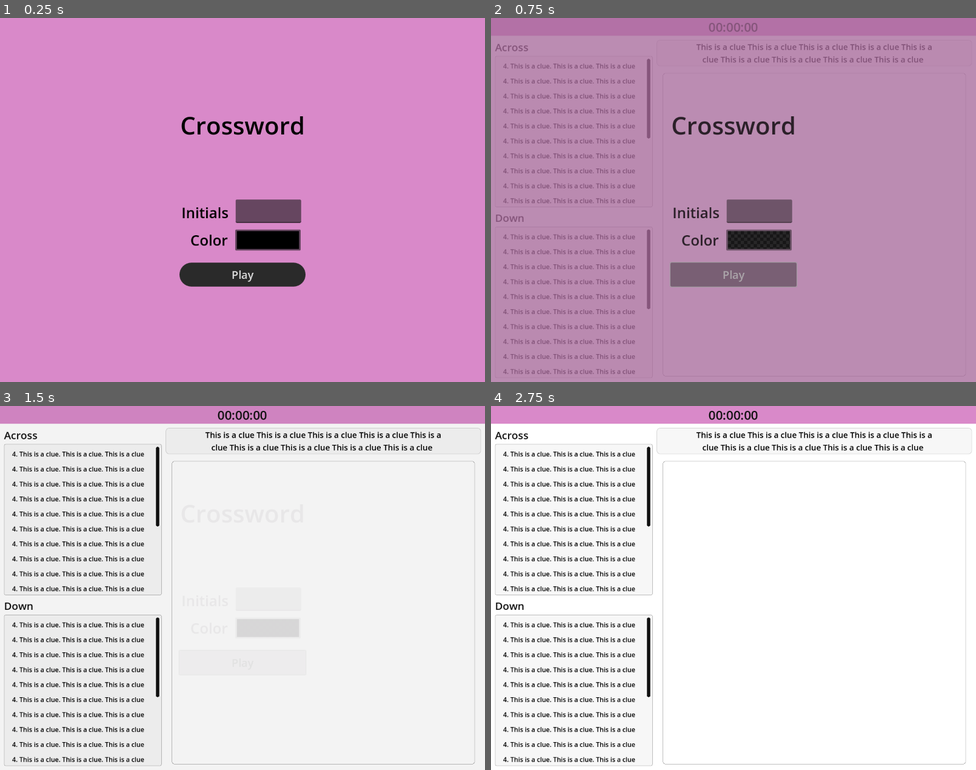
Above: before the commit, frames 1-4 (two rows, left to right).
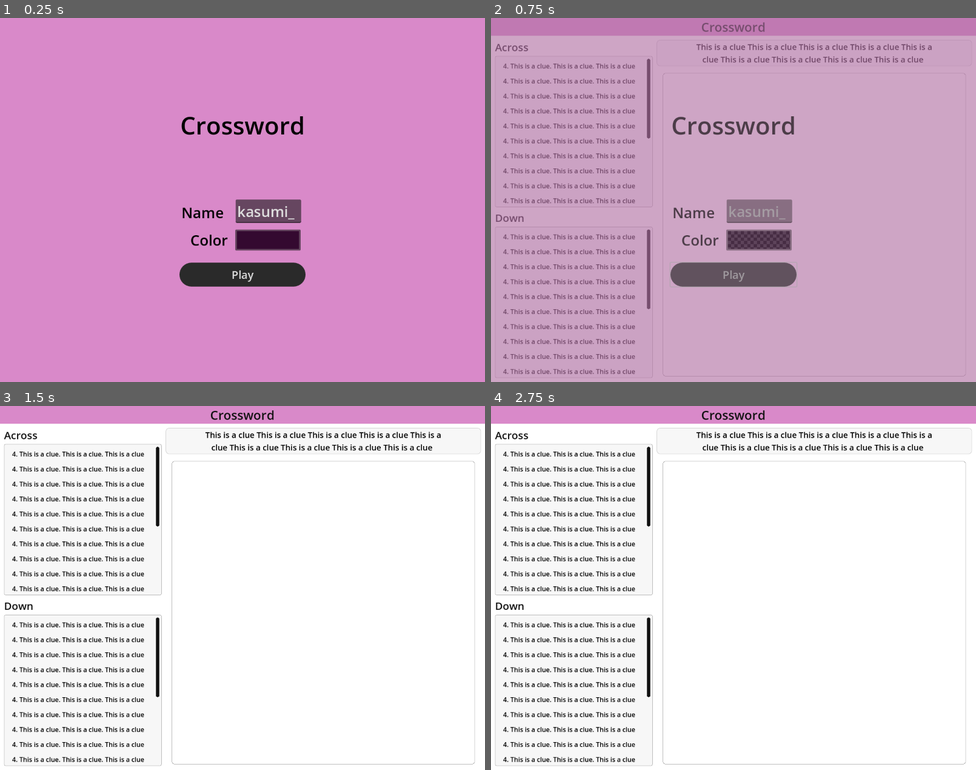
Above: after the commit, the same moments.

Repository: boundtotheearth/OnlineCrossword
Game: Godot game, scene res://Main.tscn
Two runs of this game, one before a commit and one after it. Both use one fixed random seed, a clock stepped at 60 frames per second and the inputs below.
Inputs (mouse positions are in pixels of both pictures, inside the frame that each line leads up to):
- Up to frame 1 (0.25 s): no input
- Up to frame 2 (0.75 s): click "Play" at 0.5 s
- Up to frame 3 (1.5 s): click (242, 660) at 1.25 s, where only the run before the commit has a clickable "Play"
- Up to frame 4 (2.75 s): click (568, 453) at 2.02 s

The runs differ from the first frame. In frame 1, 0.9% of the frame differs, in the area x 38-62%, y 51-64%; in frame 2, 61%, in the area x 0-100%, y 1-100%; in frame 3, 0.9%; in frame 4, 0.2%.

Commit message:
EOD 23/8/2025

Diff:
--- a/Crossword.gd
+++ b/Crossword.gd
@@ -125,7 +125,9 @@
 					board.select_cell(next_cell)
 				else:
 					board.select_cell(selected_cell, false, selected_direction)
-
+		if (event.physical_keycode == KEY_ESCAPE):
+
+			pass
 	if (selected_cell):
 		if (event.is_action_pressed("ui_left")):
 			if (selected_direction == Globals.Direction.DOWN):
--- /dev/null
+++ b/Data/PlayerState.gd
@@ -0,0 +1,745 @@
+class_name PlayerState
+extends Resource
+
+@export var id: String
+@export var name: String
+@export var color: Color
+
+var random_names: Array[String] = [
+	"rosa",
+	"lavicus",
+	"miu_kurosaki",
+	"clark_still",
+	"oni",
+	"another_robert",
+	"bao",
+	"seth_rollins",
+	"john_crawley",
+	"king_harlequin",
+	"susano",
+	"alba_meira",
+	"master_ohga",
+	"roomi",
+	"another_benimaru",
+	"kubira",
+	"another_iori",
+	"sulia_gaudeamus",
+	"tizoc",
+	"genjuro_kibagami",
+	"ninon_beart",
+	"rick_strowd",
+	"ling",
+	"mezu",
+	"mizuki_rashojin",
+	"shizuku_misawa",
+	"ralf_jones",
+	"carol_stanzack",
+	"heavy_d!",
+	"antonov",
+	"hanzo_shiranui",
+	"dandy-j",
+	"famardy",
+	"ling_xiaoyu",
+	"kazuya_mishima",
+	"igniz",
+	"king_leo",
+	"lily_mcguire",
+	"billy_king",
+	"yantamu",
+	"eileene_heron",
+	"mizuchi",
+	"ryo_sakazaki",
+	"youkai_kusaregedo",
+	"kurenai",
+	"g-mantle",
+	"neo_dio",
+	"panni",
+	"warden",
+	"guile",
+	"mature",
+	"ball_boy",
+	"cristiano_ronaldo",
+	"cammy_white",
+	"akatsuki-maru",
+	"marco_polo",
+	"yashiro_nanakase",
+	"kyosuke_shigure",
+	"radel",
+	"zarina",
+	"alvan",
+	"jan",
+	"wolfgang_krauser",
+	"chample",
+	"shingo_yabuki",
+	"zankuro_minazuki",
+	"dellons",
+	"gaidel",
+	"mevious",
+	"liu_yunfei",
+	"shizuka_kusanagi",
+	"gaira_caffeine",
+	"nadia_cassel",
+	"albert_garcia",
+	"shadow_asura",
+	"saisyu_kusanagi",
+	"saiki",
+	"wan-fu",
+	"johann",
+	"rinka_yoshino",
+	"kaya",
+	"alice_chrysler",
+	"eelis",
+	"love_heart",
+	"maki_kagura",
+	"dr.makishima",
+	"tia_langray",
+	"duck_king",
+	"mauru",
+	"b.jenet",
+	"hwoarang",
+	"bobby_nelson",
+	"ivy_valentine",
+	"suzu",
+	"scotia_amundsen",
+	"alessio",
+	"baitang",
+	"mikoto",
+	"aila",
+	"genshinsai",
+	"ambrosia",
+	"armor_ralf",
+	"jigen_taishi",
+	"temjin",
+	"enja_kazuki",
+	"kang_jae-mo",
+	"falcon",
+	"miss_x",
+	"judeim",
+	"kagetsura",
+	"gintoki_sakata",
+	"bonus-kun",
+	"devil_jin",
+	"kyoshiro_senryo",
+	"saya",
+	"jamie_siu",
+	"aoi_kusanagi",
+	"baiken",
+	"hokute",
+	"ryoko_izumo",
+	"ukyo_tachibana",
+	"ai",
+	"hellstinger",
+	"gato",
+	"haruka_shinro",
+	"sho_kamui",
+	"erick",
+	"lee_dao-long",
+	"claude",
+	"the_undertaker",
+	"souji_kusanagi",
+	"shermie",
+	"ryu_saeba",
+	"whip",
+	"namino",
+	"amanda",
+	"hon-fu",
+	"chona_chona",
+	"yuda",
+	"sogetsu_kazama",
+	"rumi_aikawa",
+	"rasputin",
+	"vanessa",
+	"glugan",
+	"mamahaha",
+	"andy_bogard",
+	"gowcaizer",
+	"karman_cole",
+	"shikyoh",
+	"nyotengu",
+	"natsume",
+	"re_verse",
+	"tsunami",
+	"jack",
+	"ryu_eagle",
+	"shiki",
+	"beetle_master",
+	"kuki",
+	"dark_ran",
+	"nelson",
+	"jyazu",
+	"richard_meyer",
+	"taizan_morozumi",
+	"marie_rose",
+	"najd",
+	"princess_athena",
+	"marco_rossi",
+	"rock_howard",
+	"k9999",
+	"hanma_yagyu",
+	"goemon",
+	"karakuri_hanma",
+	"priestess",
+	"kamui",
+	"minto",
+	"hikyaku",
+	"soiree_meira",
+	"vox_reaper",
+	"chin_gentsai",
+	"aku_amakusa",
+	"another_k'",
+	"captain_atlantis",
+	"load_ran",
+	"fernandez",
+	"eiji_kisaragi",
+	"kaede",
+	"karen_okain",
+	"athena_asamiya",
+	"wu-ruixiang",
+	"alice_nakata",
+	"jhun_hoon",
+	"laurence_blood",
+	"asina",
+	"anastasia",
+	"reiji_oogami",
+	"shion",
+	"ocha-maro_karakuri",
+	"okuni",
+	"paku_paku",
+	"nanja_monja",
+	"reina_takida",
+	"rody_birts",
+	"kyoji_sendo",
+	"kirian",
+	"paul_phoenix",
+	"kojiroh_sanada",
+	"billy_kane",
+	"felden",
+	"draco",
+	"leonhalt_domador",
+	"hinako_shijo",
+	"beetle_mania",
+	"junko_sendo",
+	"gongsun_li",
+	"rachel_agni",
+	"skullomania",
+	"kuroko",
+	"sasuke",
+	"shinnosuke_kagami",
+	"merlin",
+	"half-shaded_shiki",
+	"kyo_kusanagi",
+	"jin_fuha",
+	"jacques_ducalis",
+	"oswald",
+	"tenho",
+	"chung_paifu",
+	"ryofu",
+	"benten",
+	"platonic_twins",
+	"asayuki_kizuyomina",
+	"terry_bogard",
+	"thief_arthur",
+	"ivan_sokolov",
+	"i-no",
+	"jinbei_sugamata",
+	"becky_lynch",
+	"shizu",
+	"madoka_aikawa",
+	"evil_ash",
+	"joe_higashi",
+	"gordon_bowman",
+	"violet",
+	"allen_o'neil",
+	"magaki",
+	"ky_kiske",
+	"duke_edwards",
+	"meitenkun",
+	"rasetsumaru",
+	"pupa_salgueiro",
+	"fiolina_germi",
+	"sol_badguy",
+	"geki_gao",
+	"momoko",
+	"gustav_munchausen",
+	"nobunaga",
+	"rudy",
+	"sugoroku_matsuribayashi",
+	"dolores",
+	"maxima",
+	"wang_koh-san",
+	"hwa_jai",
+	"yacopu",
+	"freia_lawrence",
+	"rayar_dragon",
+	"blubber_man",
+	"yaci_izanagi",
+	"samurai",
+	"orochi_chris",
+	"chojuro",
+	"purple_nakoruru",
+	"goro_daimon",
+	"jivatma",
+	"shibito",
+	"cham_cham",
+	"mr.karate",
+	"seong_mi-na",
+	"jimmy_lewis",
+	"mudman",
+	"kisarah_westfield",
+	"botan",
+	"rera",
+	"takato_saionji",
+	"son_gokuu",
+	"brian_battler",
+	"jack_turner",
+	"big_bear",
+	"lucky_glauber",
+	"lee_recca",
+	"mr.big",
+	"arina",
+	"elizabeth_liones",
+	"p-chan",
+	"may",
+	"hazuki_kazama",
+	"alfred",
+	"trevor_spacey",
+	"walter_ryan",
+	"payak_sitipitak",
+	"choi_bounge",
+	"shen_woo",
+	"syuten-dozi",
+	"isao_kondo",
+	"lilly_kane",
+	"master_barnes",
+	"lin",
+	"kagaribi",
+	"foxy",
+	"chris",
+	"ranmaru",
+	"isolde",
+	"moriya_minakata",
+	"uni-008",
+	"heidern",
+	"vice",
+	"jin_kazama",
+	"yakov",
+	"fallen_rock",
+	"basara",
+	"angelica",
+	"wild_wolf",
+	"billy_lewis",
+	"dizzy",
+	"omega_rugal",
+	"muscle_power",
+	"silber",
+	"buriki_girls",
+	"chizuru_kagura",
+	"katsura_kotaro",
+	"tenhime",
+	"mui_mui",
+	"duo_lon",
+	"roddy",
+	"geon",
+	"rose_bernstein",
+	"sinobu_amou",
+	"oboro",
+	"blues_hablam",
+	"gaoh",
+	"nameless",
+	"joker",
+	"do_edge",
+	"diana",
+	"kaoru_watabe",
+	"bandeiras_hattori",
+	"shigen_naoe",
+	"houoh",
+	"kyo-1",
+	"karasu",
+	"time_buttermitt",
+	"goh_kidokoro",
+	"seena",
+	"marie_heinlein",
+	"slash",
+	"hein",
+	"grant",
+	"fuuma_kotaro",
+	"mugenji",
+	"cosplayer_kyoko",
+	"cheng_sinzan",
+	"liu_bei",
+	"krohnen_mcdougall",
+	"cool_guy",
+	"itokatsu",
+	"drill_instructors",
+	"omni_exist",
+	"k'",
+	"necrocaizer",
+	"rodem",
+	"ryu",
+	"yumeji_kurokouchi",
+	"ken_masters",
+	"salvatore_ganacci",
+	"j.carn",
+	"kevin_rian",
+	"joe_kusanagi",
+	"chang_koehan",
+	"super_geon",
+	"mikato",
+	"setsuna",
+	"yoshitora_tokugawa",
+	"jin_chonshu",
+	"kim_dragon",
+	"ron",
+	"luise_meyrink",
+	"huge_frogger",
+	"gozu",
+	"the_gandhara",
+	"orochi",
+	"oguma",
+	"earthquake",
+	"mars_people",
+	"atomic_guy",
+	"gandara",
+	"smart_chang",
+	"adelheid_bernstein",
+	"tenjin_mikoto",
+	"tony",
+	"jeff_bogard",
+	"kongoh",
+	"nina_williams",
+	"touji_sakata",
+	"angel",
+	"kei_odagiri",
+	"darli_dagger",
+	"brute",
+	"j.",
+	"shun'ei",
+	"lynn_baker",
+	"okita_sougo",
+	"raiden",
+	"blue_mary",
+	"ms-alice",
+	"neinhalt_sieger",
+	"pai_chan",
+	"misty",
+	"jin_chonrei",
+	"akari_ichijo",
+	"akuma",
+	"antonio",
+	"associate_professor",
+	"suija",
+	"johnny_maximum",
+	"asuka",
+	"kazuki_kazama",
+	"outada",
+	"tohma_kuki",
+	"musashi_akatsuki",
+	"tokihime",
+	"yuri_sakazaki",
+	"chun-li",
+	"cyber_woo",
+	"zhou_yu",
+	"leo_bradlay",
+	"nagase",
+	"hikage",
+	"laocorn_gaudeamus",
+	"tsugumi_sendo",
+	"mibaba",
+	"jin_tairyu",
+	"black_hawk",
+	"igret",
+	"kouryu",
+	"ayame",
+	"really_ries",
+	"orochi_yashiro",
+	"cassandra",
+	"jubei_yagyu",
+	"doctor_brown",
+	"sokaku_mochizuki",
+	"honoka",
+	"kazuma",
+	"tarma_roving",
+	"nicola_zaza",
+	"clemence_bellamy",
+	"manari",
+	"leona",
+	"terry_rogers",
+	"takechiyo",
+	"musafar",
+	"jalange",
+	"marion",
+	"heihachi_mishima",
+	"sarah_bryant",
+	"akari_ichijou",
+	"white",
+	"shikuru",
+	"cool_choi",
+	"ramon",
+	"wyler",
+	"iori_yagami",
+	"fate",
+	"poppy",
+	"ran_po",
+	"shinsuke_takasugi",
+	"pepe_rodriguez",
+	"mr._jones",
+	"king_lion",
+	"nicotine_caffeine",
+	"zeus",
+	"big_bomberder",
+	"chae_lim",
+	"eri_kasamoto",
+	"akira_yuki",
+	"gunter",
+	"yumi",
+	"luke_sullivan",
+	"sinclair",
+	"jubei_yamada",
+	"haon",
+	"politank_z",
+	"candy_diamond",
+	"benimaru_nikaido",
+	"geese_howard",
+	"juri",
+	"orochi_leona",
+	"mai_shiranui",
+	"nightmare_geese",
+	"zero",
+	"zhao_yun",
+	"axel_hawk",
+	"abubo_rao",
+	"m._bison",
+	"garros",
+	"seth",
+	"rouwe",
+	"genan_shiranui",
+	"sie_kensou",
+	"goenitz",
+	"arthur_schmitt",
+	"mugi",
+	"goblin_slayer",
+	"lillien_knights",
+	"binten",
+	"mesia",
+	"captain_kidd",
+	"rugal_bernstein",
+	"lucifer",
+	"rob_python",
+	"preecha",
+	"shura",
+	"angelina",
+	"pielle_montario",
+	"marky",
+	"walter",
+	"mian",
+	"tyra_elson",
+	"lao",
+	"azami",
+	"mina_majikina",
+	"rai",
+	"enta_girl",
+	"joe_tiger",
+	"elizabeth",
+	"haito_kanakura",
+	"cassandra_alexandra",
+	"tsugumi_ichitsuka",
+	"misato_shinro",
+	"takuma_sakazaki",
+	"yashamaru_kurama",
+	"geegus",
+	"taki",
+	"max_eagle",
+	"andrew",
+	"kim_sue-il",
+	"keisuke_sendo",
+	"ukee",
+	"sun_shangxiang",
+	"aqua_slug",
+	"tam_tam",
+	"rolf",
+	"demon_gaoh",
+	"nakoruru",
+	"fudohmaru",
+	"jeanne_d'arc",
+	"really_till",
+	"cathy",
+	"behemoth",
+	"ranpoo",
+	"song_xuandao",
+	"zantetsu",
+	"jacky_bryant",
+	"hanzo_hattori",
+	"hyena",
+	"mignon_beart",
+	"xiao_lon",
+	"roy_wilson",
+	"karin_son",
+	"helene",
+	"gai_tendo",
+	"goodman",
+	"kula_diamond",
+	"enja",
+	"alice_carrol",
+	"michael_max",
+	"ryuhaku_todoh",
+	"shizumaru_hisame",
+	"franco_bash",
+	"clawhead",
+	"hauer",
+	"homura",
+	"gao_gao",
+	"hotaru_futaba",
+	"keiichiro_washizuka",
+	"golba",
+	"hyakutaro_ichimonji",
+	"kim_kaphwan",
+	"king",
+	"lenny_creston",
+	"john_cena",
+	"diane",
+	"sankuro_yorozu",
+	"gochack_bigbomb",
+	"moe_habana",
+	"ayame_ichitsuka",
+	"alisa_bosconovitch",
+	"cai_wenji",
+	"hibiki_takane",
+	"g.done",
+	"makoto_mizoguchi",
+	"kasumi_todoh",
+	"freeman",
+	"ramlethal_valentine",
+	"hibaba",
+	"rocky",
+	"byakki",
+	"jin-emon_hanafusa",
+	"sprites",
+	"marco_rodrigues",
+	"krizalid",
+	"brocken",
+	"god_rugal",
+	"asura",
+	"mukuro",
+	"elisabeth_blanctorche",
+	"goeniko",
+	"unknown",
+	"jushiro_sakaki",
+	"lien_neville",
+	"hokutomaru",
+	"brider",
+	"yan_yanyang",
+	"kunou_seishiro",
+	"kusanagi",
+	"griffon",
+	"mukai",
+	"poison_ghost",
+	"gang-il",
+	"suija_sogetsu",
+	"duke",
+	"iga_ninja",
+	"kaori_sanada",
+	"meirin",
+	"bob_wilson",
+	"orochi_shermie",
+	"shane",
+	"ubaba",
+	"isla",
+	"seishiro_kuki",
+	"hagure_hitogata",
+	"shadow_andy",
+	"kofi_kingston",
+	"annie_murakami",
+	"astro_guy",
+	"juzoh_kanzaki",
+	"kim_hae-ryeong",
+	"kukri",
+	"iroha",
+	"kyo-2",
+	"sonia_romanenko",
+	"nests",
+	"malin",
+	"xanadu",
+	"ban",
+	"hyo_amano",
+	"oboro's_amazons",
+	"syo_kirishima",
+	"shaia_hishizaki",
+	"clone_zero",
+	"li_xiangfei",
+	"tesse",
+	"syota_sendo",
+	"tashon_mao",
+	"bizuki",
+	"juri_han",
+	"utan",
+	"robert_garcia",
+	"donald_morden",
+	"shroom",
+	"toshiro_hijikata",
+	"sheng-long",
+	"nova",
+	"queen_memory",
+	"eiffelyte",
+	"sho_hayate",
+	"mickey_rogers",
+	"ash_crimson",
+	"natsumi",
+	"meliodas",
+	"ushiwakahime",
+	"hamusuke",
+	"luong",
+	"daruma",
+	"orochi_iori",
+	"sheen_genus",
+	"unzen",
+	"woo",
+	"jamin",
+	"ryuji_yamazaki",
+	"verse",
+	"haohmaru",
+	"dwayne_johnson",
+	"jun_kagami",
+	"elias_patrick",
+	"rimururu",
+	"otoma_raga",
+	"friesia_rosemary"
+]
+var random_descriptors: Array[String] = [
+	'fan',
+	'lover',
+	'hater',
+	'appreciator',
+	'enthusiast',
+	'destroyer',
+	''
+]
+
+func _init() -> void:
+	id = UUID.v4()
+	name = make_random_name()
+	color = Color(randf(), randf(), randf())
+
+func serialize() -> Dictionary:
+	return {
+		'id': id,
+		'name': name,
+		'color': color
+	}
+
+func deserialize(data: Dictionary):
+	id = data.get('id', 'ERROR')
+	name = data.get('name', 'ERROR')
+	color = Color(data.get('color', '000000'))
+	emit_changed()
+
+static func deserialize_make(data: Dictionary) -> PlayerState:
+	var instance = PlayerState.new()
+	instance.deserialize(data)
+	return instance
+
+func make_random_name() -> String:
+	return "%s_%s_%d" % [
+		random_names.pick_random(),
+		random_descriptors.pick_random(),
+		randi_range(0, 99)
+	]
--- a/Globals.gd
+++ b/Globals.gd
@@ -9,6 +9,8 @@
 	LOCKED,
 	OPEN
 }
+
+var player_state: PlayerState = PlayerState.new()
 
 func direction_to_vector(direction: Direction) -> Vector2i:
 	match(direction):
@@ -25,3 +27,67 @@
 		Direction.DOWN:
 			return Direction.ACROSS
 	return Direction.ACROSS
+
+func save_game():
+	var save_file = FileAccess.open("user://savegame.save", FileAccess.WRITE)
+	var save_nodes = get_tree().get_nodes_in_group("Persist")
+	for node in save_nodes:
+		# Check the node is an instanced scene so it can be instanced again during load.
+		if node.scene_file_path.is_empty():
+			print("persistent node '%s' is not an instanced scene, skipped" % node.name)
+			continue
+
+		# Check the node has a save function.
+		if !node.has_method("save"):
+			print("persistent node '%s' is missing a save() function, skipped" % node.name)
+			continue
+
+		# Call the node's save function.
+		var node_data = node.call("save")
+
+		# JSON provides a static method to serialized JSON string.
+		var json_string = JSON.stringify(node_data)
+
+		# Store the save dictionary as a new line in the save file.
+		save_file.store_line(json_string)
+
+func load_game():
+	if not FileAccess.file_exists("user://savegame.save"):
+		return # Error! We don't have a save to load.
+
+	# We need to revert the game state so we're not cloning objects
+	# during loading. This will vary wildly depending on the needs of a
+	# project, so take care with this step.
+	# For our example, we will accomplish this by deleting saveable objects.
+	var save_nodes = get_tree().get_nodes_in_group("Persist")
+	for i in save_nodes:
+		i.queue_free()
+
+	# Load the file line by line and process that dictionary to restore
+	# the object it represents.
+	var save_file = FileAccess.open("user://savegame.save", FileAccess.READ)
+	while save_file.get_position() < save_file.get_length():
+		var json_string = save_file.get_line()
+
+		# Creates the helper class to interact with JSON.
+		var json = JSON.new()
+
+		# Check if there is any error while parsing the JSON string, skip in case of failure.
+		var parse_result = json.parse(json_string)
+		if not parse_result == OK:
+			print("JSON Parse Error: ", json.get_error_message(), " in ", json_string, " at line ", json.get_error_line())
+			continue
+
+		# Get the data from the JSON object.
+		var node_data = json.data
+
+		# Firstly, we need to create the object and add it to the tree and set its position.
+		var new_object = load(node_data["filename"]).instantiate()
+		get_node(node_data["parent"]).add_child(new_object)
+		new_object.position = Vector2(node_data["pos_x"], node_data["pos_y"])
+
+		# Now we set the remaining variables.
+		for i in node_data.keys():
+			if i == "filename" or i == "parent" or i == "pos_x" or i == "pos_y":
+				continue
+			new_object.set(i, node_data[i])
--- a/Login.gd
+++ b/Login.gd
@@ -1,16 +1,34 @@
 extends Panel
 
-@export var InitialsLineEdit: LineEdit
+@export var NameLineEdit: LineEdit
 @export var ColorButton: ColorPickerButton
 
 var active_tween: Tween
+
+func _ready() -> void:
+	_update_player()
 
 func hide_screen():
 	if (active_tween and active_tween.is_running()):
 		active_tween.kill()
 
+	propagate_call("set_mouse_filter", [Control.MOUSE_FILTER_IGNORE])
 	active_tween = create_tween()
-	active_tween.tween_property(self, "modulate", Color(0, 0, 0, 0), 0.8)
+	active_tween.tween_property(self, "modulate", Color(0.5, 0.5, 0.5, 0), 0.5)
+	active_tween.tween_callback(func(): self.visible = false)
+
+func show_screen():
+	if (active_tween and active_tween.is_running()):
+		active_tween.kill()
+
+	self.visible = true
+	propagate_call("set_mouse_filter", [Control.MOUSE_FILTER_STOP])
+	active_tween = create_tween()
+	active_tween.tween_property(self, "modulate", Color(1, 1, 1, 1), 0.5)
 
 func _on_play_button_pressed():
 	hide_screen()
+
+func _update_player():
+	NameLineEdit.text = Globals.player_state.name
+	ColorButton.color = Globals.player_state.color
--- /dev/null
+++ b/Main.gd
@@ -0,0 +1 @@
+extends PanelContainer
--- a/Main.tscn
+++ b/Main.tscn
@@ -1,8 +1,9 @@
-[gd_scene load_steps=18 format=3 uid="uid://cwln3ctc1xxek"]
+[gd_scene load_steps=19 format=3 uid="uid://cwln3ctc1xxek"]
 
 [ext_resource type="Theme" uid="uid://c54fkr63shbj" path="res://DefaultTheme.tres" id="1_cm0pq"]
 [ext_resource type="PackedScene" uid="uid://dfl7s7q8ag6ms" path="res://Components/ClueContainer.tscn" id="2_cm0pq"]
 [ext_resource type="Script" uid="uid://c6giepbncthhw" path="res://Crossword.gd" id="2_fos0i"]
+[ext_resource type="Script" uid="uid://fd2xpnso8hcc" path="res://Main.gd" id="2_wkp8b"]
 [ext_resource type="Script" uid="uid://cqbvgdyjebsi8" path="res://Clues.gd" id="3_3dxm6"]
 [ext_resource type="Script" uid="uid://dfdt0ttbrkg60" path="res://Board.gd" id="3_r0du0"]
 [ext_resource type="PackedScene" uid="uid://68cxd5ein8rr" path="res://Components/Cell.tscn" id="4_cm0pq"]
@@ -89,6 +90,7 @@
 grow_horizontal = 2
 grow_vertical = 2
 theme_override_styles/panel = SubResource("StyleBoxFlat_cm0pq")
+script = ExtResource("2_wkp8b")
 
 [node name="VBoxContainer" type="VBoxContainer" parent="Main"]
 layout_mode = 2
@@ -110,7 +112,7 @@
 size_flags_vertical = 1
 theme_override_colors/font_color = Color(0.0666667, 0.0666667, 0.0666667, 1)
 theme_override_font_sizes/font_size = 31
-text = "00:00:00"
+text = "Crossword"
 horizontal_alignment = 1
 vertical_alignment = 1
 
@@ -229,7 +231,7 @@
 grow_vertical = 2
 theme_override_styles/panel = SubResource("StyleBoxFlat_03owx")
 
-[node name="Login" type="Panel" parent="."]
+[node name="Login" type="Panel" parent="." node_paths=PackedStringArray("NameLineEdit", "ColorButton")]
 layout_mode = 1
 anchors_preset = 15
 anchor_right = 1.0
@@ -238,6 +240,8 @@
 grow_vertical = 2
 theme_override_styles/panel = SubResource("StyleBoxFlat_5vvyt")
 script = ExtResource("8_03owx")
+NameLineEdit = NodePath("NameLineEdit")
+ColorButton = NodePath("ColorPickerButton")
 
 [node name="Title" type="Label" parent="Login"]
 layout_mode = 1
@@ -256,7 +260,7 @@
 theme_override_font_sizes/font_size = 60
 text = "Crossword"
 
-[node name="InitialsLabel" type="Label" parent="Login"]
+[node name="NameLabel" type="Label" parent="Login"]
 layout_mode = 1
 anchors_preset = 8
 anchor_left = 0.5
@@ -271,7 +275,7 @@
 grow_vertical = 2
 theme_override_colors/font_color = Color(0, 0, 0, 1)
 theme_override_font_sizes/font_size = 36
-text = "Initials"
+text = "Name"
 
 [node name="ColorPickerButton" type="ColorPickerButton" parent="Login"]
 layout_mode = 1
@@ -304,7 +308,7 @@
 theme_override_font_sizes/font_size = 36
 text = "Color"
 
-[node name="InitialsLineEdit" type="LineEdit" parent="Login"]
+[node name="NameLineEdit" type="LineEdit" parent="Login"]
 layout_mode = 1
 anchors_preset = 8
 anchor_left = 0.5
--- /dev/null
+++ b/UUID.gd
@@ -0,0 +1,116 @@
+# Obtained from https://github.com/binogure-studio/godot-uuid
+
+# Note: The code might not be as pretty it could be, since it's written
+# in a way that maximizes performance. Methods are inlined and loops are avoided.
+class_name UUID
+extends Node
+
+const BYTE_MASK: int = 0b11111111
+
+static func uuidbin():
+	# 16 random bytes with the bytes on index 6 and 8 modified
+	return [
+		randi() & BYTE_MASK, randi() & BYTE_MASK, randi() & BYTE_MASK, randi() & BYTE_MASK,
+		randi() & BYTE_MASK, randi() & BYTE_MASK, ((randi() & BYTE_MASK) & 0x0f) | 0x40, randi() & BYTE_MASK,
+		((randi() & BYTE_MASK) & 0x3f) | 0x80, randi() & BYTE_MASK, randi() & BYTE_MASK, randi() & BYTE_MASK,
+		randi() & BYTE_MASK, randi() & BYTE_MASK, randi() & BYTE_MASK, randi() & BYTE_MASK,
+	]
+
+static func uuidbinrng(rng: RandomNumberGenerator):
+	return [
+	rng.randi() & BYTE_MASK, rng.randi() & BYTE_MASK, rng.randi() & BYTE_MASK, rng.randi() & BYTE_MASK,
+	rng.randi() & BYTE_MASK, rng.randi() & BYTE_MASK, ((rng.randi() & BYTE_MASK) & 0x0f) | 0x40, rng.randi() & BYTE_MASK,
+	((rng.randi() & BYTE_MASK) & 0x3f) | 0x80, rng.randi() & BYTE_MASK, rng.randi() & BYTE_MASK, rng.randi() & BYTE_MASK,
+	rng.randi() & BYTE_MASK, rng.randi() & BYTE_MASK, rng.randi() & BYTE_MASK, rng.randi() & BYTE_MASK,
+	]
+
+static func v4():
+  # 16 random bytes with the bytes on index 6 and 8 modified
+	var b = uuidbin()
+
+	return '%02x%02x%02x%02x-%02x%02x-%02x%02x-%02x%02x-%02x%02x%02x%02x%02x%02x' % [
+		# low
+		b[0], b[1], b[2], b[3],
+
+		# mid
+		b[4], b[5],
+
+		# hi
+		b[6], b[7],
+
+		# clock
+		b[8], b[9],
+
+		# clock
+		b[10], b[11], b[12], b[13], b[14], b[15]
+	]
+
+static func v4_rng(rng: RandomNumberGenerator):
+  # 16 random bytes with the bytes on index 6 and 8 modified
+	var b = uuidbinrng(rng)
+
+	return '%02x%02x%02x%02x-%02x%02x-%02x%02x-%02x%02x-%02x%02x%02x%02x%02x%02x' % [
+		# low
+		b[0], b[1], b[2], b[3],
+
+		# mid
+		b[4], b[5],
+
+		# hi
+		b[6], b[7],
+
+		# clock
+		b[8], b[9],
+
+		# clock
+		b[10], b[11], b[12], b[13], b[14], b[15]
+	]
+
+var _uuid: Array
+
+func _init(rng := RandomNumberGenerator.new()):
+	_uuid = uuidbinrng(rng)
+
+func as_array():
+	return _uuid.duplicate()
+
+func as_dict(big_endian := true):
+	if big_endian:
+		return {
+			"low"  : (_uuid[0]  << 24) + (_uuid[1]  << 16) + (_uuid[2]  << 8 ) +  _uuid[3],
+			"mid"  : (_uuid[4]  << 8 ) +  _uuid[5],
+			"hi"   : (_uuid[6]  << 8 ) +  _uuid[7],
+			"clock": (_uuid[8]  << 8 ) +  _uuid[9],
+			"node" : (_uuid[10] << 40) + (_uuid[11] << 32) + (_uuid[12] << 24) + (_uuid[13] << 16) + (_uuid[14] << 8 ) +  _uuid[15]
+		}
+	else:
+		return {
+			"low"  : _uuid[0]          + (_uuid[1]  << 8 ) + (_uuid[2]  << 16) + (_uuid[3]  << 24),
+			"mid"  : _uuid[4]          + (_uuid[5]  << 8 ),
+			"hi"   : _uuid[6]          + (_uuid[7]  << 8 ),
+			"clock": _uuid[8]          + (_uuid[9]  << 8 ),
+			"node" : _uuid[10]         + (_uuid[11] << 8 ) + (_uuid[12] << 16) + (_uuid[13] << 24) + (_uuid[14] << 32) + (_uuid[15] << 40)
+		}
+
+func as_string():
+	return '%02x%02x%02x%02x-%02x%02x-%02x%02x-%02x%02x-%02x%02x%02x%02x%02x%02x' % [
+		# low
+		_uuid[0], _uuid[1], _uuid[2], _uuid[3],
+
+		# mid
+		_uuid[4], _uuid[5],
+
+		# hi
+		_uuid[6], _uuid[7],
+
+		# clock
+		_uuid[8], _uuid[9],
+
+		# node
+		_uuid[10], _uuid[11], _uuid[12], _uuid[13], _uuid[14], _uuid[15]
+	]
+
+func is_equal(other):
+	# Godot Engine compares Array recursively
+	# There's no need for custom comparison here.
+	return _uuid == other._uuid
Not shown, added: Data/PlayerState.gd.uid
Not shown, added: Main.gd.uid
Not shown, changed: TODO.txt
Not shown, added: UUID.gd.uid
